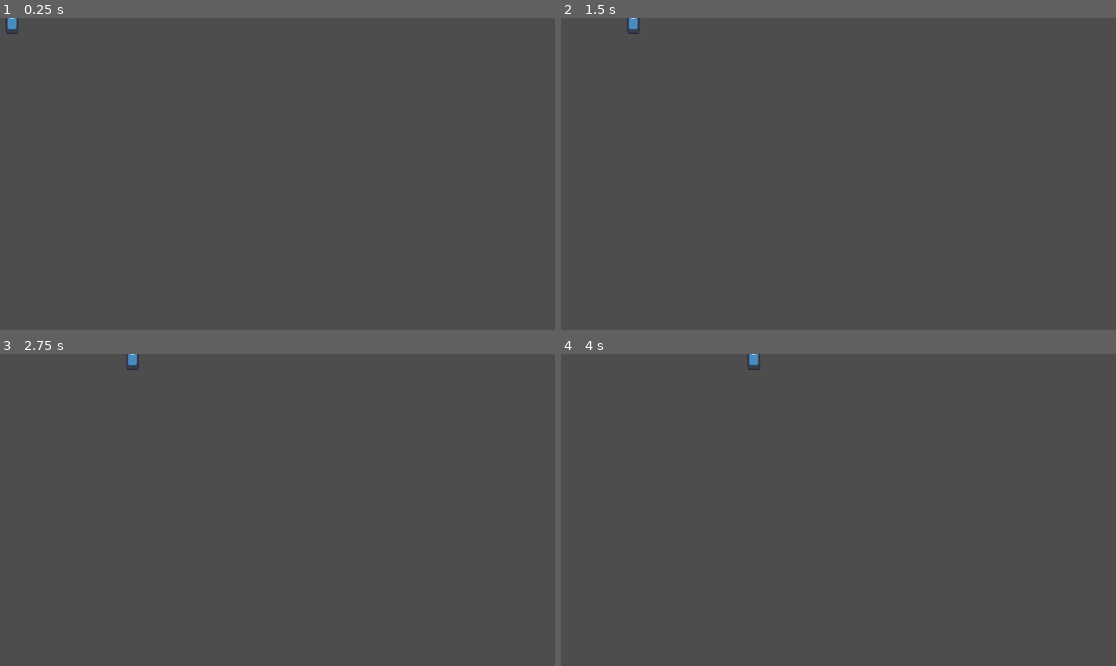
Above: before the commit, frames 1-4 (two rows, left to right).
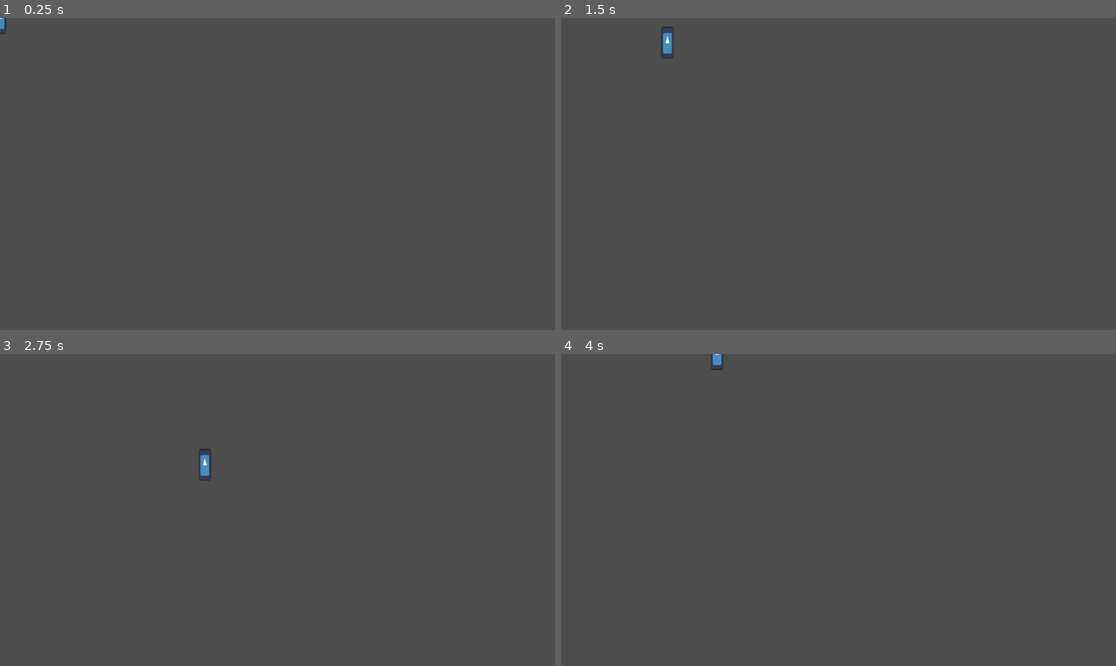
Above: after the commit, the same moments.

Repository: wync-netcode/wync-godot
Game: Godot game, scene res://rooms/lab1/lab1.tscn
The game is run twice, just before and just after one commit, with the same random seed, the same clock (stepped at 60 frames per second) and the same inputs. The engine's default icon, where the game draws it, is replaced by a stand-in: a white triangle on a blue panel in a dark square.
Inputs (mouse positions are in pixels of both pictures, inside the frame that each line leads up to):
- Up to frame 1 (0.25 s): no input
- Up to frame 2 (1.5 s): move the mouse to (960, 158) at 0.52 s; hold D (p1_right) 0.53-1.28 s; hold E (p1_interact) 0.53-1.28 s; move the mouse to (727, 189) at 1.27 s; hold S (p1_down) from 1.28 s (still down); click (727, 189) at 1.35 s
- Up to frame 3 (2.75 s): move the mouse to (333, 441) at 2.02 s; release S (p1_down) at 2.03 s; hold D (p1_right) from 2.03 s (still down); hold E (p1_interact) from 2.03 s (still down)
- Up to frame 4 (4 s): move the mouse to (810, 572) at 2.77 s; release D (p1_right) at 2.78 s; release E (p1_interact) at 2.78 s; hold W (p1_up) 2.78-3.53 s; click (810, 572) at 2.85 s; move the mouse to (1005, 556) at 3.52 s; hold A (p1_left) from 3.53 s (still down); hold E (p1_interact) from 3.53 s (still down)

The runs differ from the first frame. In frame 1, 0.1% of the frame differs, in the area x 0-4%, y 0-6%; in frame 2, 0.2%; in frame 3, 0.2%, in the area x 22-39%, y 0-41%; in frame 4, 0.2%.

Commit message:
feat: actor movement system

Diff:
--- a/data/data.json
+++ b/data/data.json
@@ -2,10 +2,10 @@
 	"ScriptName": "StaticData",
 	"Player": {
 		"ScriptName": "StaticPlayer",
-		"acc": 0,
-		"friction": 0,
+		"acc": 100,
+		"friction": 80,
 		"max_health": 10,
-		"max_speed": 0,
+		"max_speed": 5,
 		"sprite": "RID(0)"
 	},
 	"Weapons": [
--- a/rooms/lab1/lab1.tscn
+++ b/rooms/lab1/lab1.tscn
@@ -1,12 +1,17 @@
-[gd_scene load_steps=5 format=3 uid="uid://cw8uqs2q746kt"]
+[gd_scene load_steps=7 format=3 uid="uid://cw8uqs2q746kt"]
 
 [ext_resource type="Script" path="res://rooms/lab0/simple_ecs.gd" id="1_k1as7"]
+[ext_resource type="Script" path="res://data/StaticData.gd" id="2_c1wwm"]
 [ext_resource type="PackedScene" uid="uid://4o33ca5n1fw6" path="res://src/entities/en_player.tscn" id="2_uqay5"]
 [ext_resource type="Script" path="res://src/systems/sy_velocity.gd" id="3_jc6jn"]
 [ext_resource type="Script" path="res://src/systems/sy_player_input.gd" id="4_8rvjo"]
+[ext_resource type="Script" path="res://src/systems/sy_actor_movement.gd" id="5_37rmq"]
 
 [node name="Lab1" type="Node2D"]
 script = ExtResource("1_k1as7")
+
+[node name="StaticData" type="Node" parent="."]
+script = ExtResource("2_c1wwm")
 
 [node name="EnPlayer" parent="." instance=ExtResource("2_uqay5")]
 
@@ -15,3 +20,6 @@
 
 [node name="SyPlayerInput" type="Node" parent="."]
 script = ExtResource("4_8rvjo")
+
+[node name="SyActorMovement" type="Node" parent="."]
+script = ExtResource("5_37rmq")
--- a/src/components/co_velocity.gd
+++ b/src/components/co_velocity.gd
@@ -1,5 +1,4 @@
 class_name CoVelocity
 extends Component
 
-@export var speed : float = 100.0
-@export var direction : Vector2 = Vector2.RIGHT
+@export var velocity : Vector2
--- /dev/null
+++ b/src/systems/sy_actor_movement.gd
@@ -0,0 +1,31 @@
+extends System
+class_name SyActorMovement
+
+func _ready():
+	components = "CoActor,CoVelocity,CoCollider,CoActorInput"
+	super()
+
+func on_process_entity(entity: Entity, _delta: float):
+	var node2d = entity as Node as Node2D
+	var input = entity.get_component("coactorinput") as CoActorInput
+	var velocity = entity.get_component("covelocity") as CoVelocity
+
+	# apply friction
+	var friction: float = StaticData.singleton.Player.friction * _delta
+	if velocity.velocity.length() < friction:
+		velocity.velocity = Vector2.ZERO
+	else:
+		velocity.velocity -= velocity.velocity.normalized() * friction
+
+	# apply inputs to velocity
+	velocity.velocity += input.movement_dir * StaticData.singleton.Player.acc * _delta
+
+	# cap
+	var cap = StaticData.singleton.Player.max_speed
+	if velocity.velocity.length() > cap:
+		velocity.velocity = velocity.velocity.normalized() * cap
+
+	# integrate velocity to position
+	node2d.position += velocity.velocity
+
+	print("velocity ", velocity.velocity.length())
--- a/src/systems/sy_player_input.gd
+++ b/src/systems/sy_player_input.gd
@@ -1,5 +1,5 @@
+extends System
 class_name SyPlayerInput
-extends System
 
 func _ready():
 	components = "coplayerinput,coactorinput"
--- a/src/systems/sy_velocity.gd
+++ b/src/systems/sy_velocity.gd
@@ -1,5 +1,5 @@
+extends System
 class_name SyVelocity
-extends System
 
 func _ready():
 	components = "covelocity,cocollider"
@@ -10,5 +10,5 @@
 	var _collider = entity.get_component("cocollider") as CoCollider
 	print(_collider)
 	assert((entity as Node) is Node2D)
-	entity.position += _component.direction * _component.speed * delta
+	entity.position += _component.velocity * delta
 	print(entity.position)
